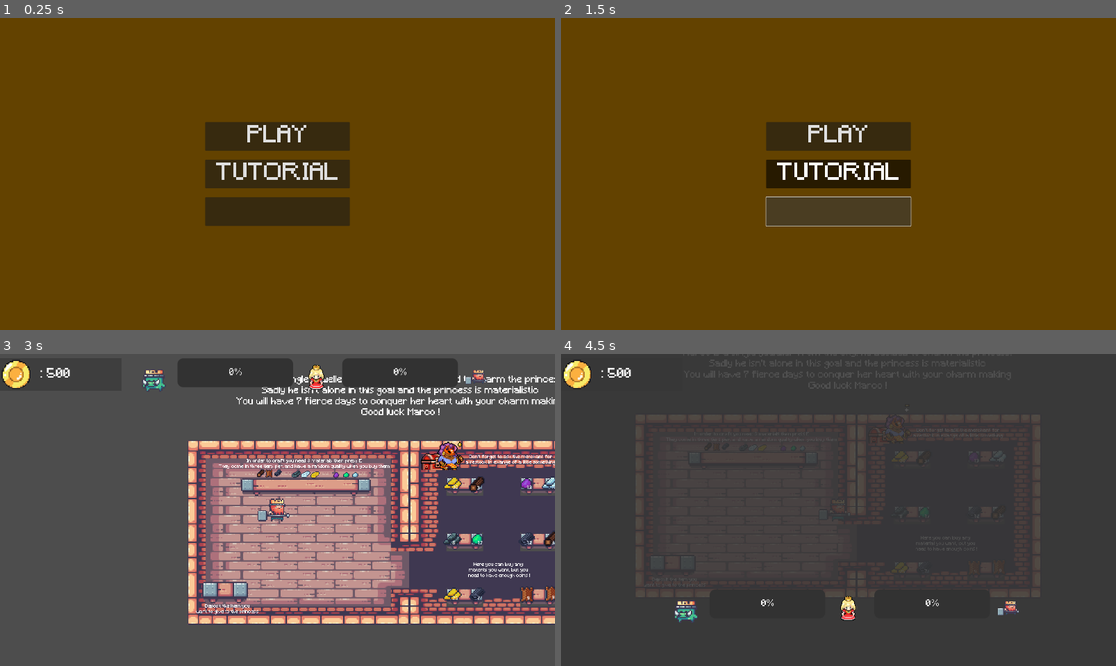
Above: before the commit, frames 1-4 (two rows, left to right).
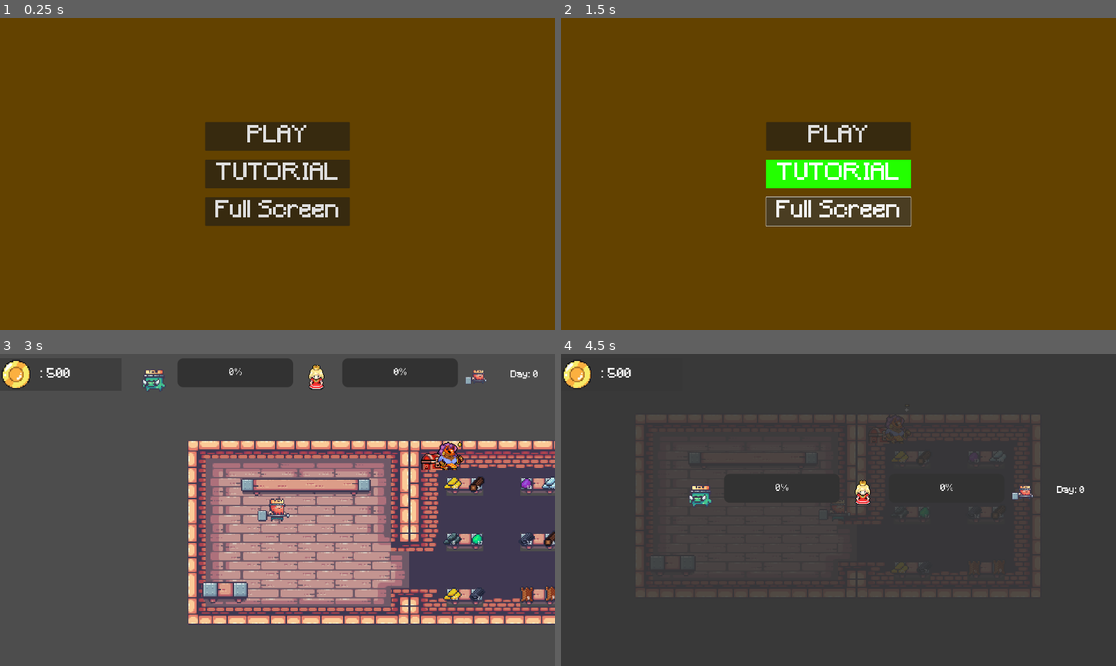
Above: after the commit, the same moments.

Repository: gogolum/GameJam2023
Game: Godot game, scene res://Scene/menu/menu.tscn
The game is run twice, just before and just after one commit, with the same random seed, the same clock (stepped at 60 frames per second) and the same inputs. This scene is started directly instead of the project's main scene.
Inputs (mouse positions are in pixels of both pictures, inside the frame that each line leads up to):
- Up to frame 1 (0.25 s): no input
- Up to frame 2 (1.5 s): click "TUTORIAL" at 0.5 s; click (838, 211) at 1.27 s
- Up to frame 3 (3 s): click (277, 547) at 2 s, where only the run after the commit has a clickable "Full Screen"; click "PLAY" at 2.75 s
- Up to frame 4 (4.5 s): hold D (right) 3.53-4.28 s; tap Space (craft) at 3.6 s; tap R (giveItem) at 3.8, 4.35 s; hold S (down) from 4.28 s (still down)

The runs differ from the first frame. In frame 1, 0.5% of the frame differs, in the area x 38-61%, y 58-64%; in frame 2, 2.4%, in the area x 36-64%, y 45-64%; in frame 3, 2.4%; in frame 4, 1.9%.

Commit message:
PUSH

Diff:
--- /dev/null
+++ b/Scene/EndScreen/loose_screen.gd
@@ -0,0 +1,21 @@
+extends Control
+
+
+# Called when the node enters the scene tree for the first time.
+func _ready():
+	pass # Replace with function body.
+
+
+# Called every frame. 'delta' is the elapsed time since the previous frame.
+func _process(delta):
+	pass
+
+
+func _on_menu_pressed():
+	get_tree().change_scene_to_file("res://Scene/menu/menu.tscn")
+	pass # Replace with function body.
+
+
+func _on_try_again_pressed():
+	get_tree().change_scene_to_file("res://Scene/Main/main_level.tscn")
+	pass # Replace with function body.
--- /dev/null
+++ b/Scene/EndScreen/loose_screen.tscn
@@ -0,0 +1,105 @@
+[gd_scene load_steps=5 format=3 uid="uid://c31r2htkbmo3a"]
+
+[ext_resource type="FontFile" uid="uid://cqyiip1ldq5u1" path="res://Art/Minecraft.ttf" id="1_65nbm"]
+[ext_resource type="Script" path="res://Scene/EndScreen/loose_screen.gd" id="1_n020e"]
+[ext_resource type="Texture2D" uid="uid://dh1sf8lrvr7fr" path="res://Art/Sprites/princess-removebg-preview.png" id="2_lcye8"]
+[ext_resource type="Texture2D" uid="uid://dx7y8aq7n6tn8" path="res://Art/Sprites/02-King Pig/Ground (38x28).png" id="3_sgmfk"]
+
+[node name="LooseScreen" type="Control"]
+layout_mode = 3
+anchors_preset = 15
+anchor_right = 1.0
+anchor_bottom = 1.0
+grow_horizontal = 2
+grow_vertical = 2
+script = ExtResource("1_n020e")
+
+[node name="ColorRect" type="ColorRect" parent="."]
+layout_mode = 1
+anchors_preset = 15
+anchor_right = 1.0
+anchor_bottom = 1.0
+grow_horizontal = 2
+grow_vertical = 2
+color = Color(0, 0.0352941, 0.247059, 1)
+
+[node name="TextureRect3" type="TextureRect" parent="."]
+z_index = 1
+layout_mode = 2
+offset_left = 950.836
+offset_top = 82.0
+offset_right = 1403.84
+offset_bottom = 422.0
+rotation = 1.48353
+scale = Vector2(0.9, 0.9)
+texture = ExtResource("2_lcye8")
+
+[node name="TextureRect4" type="TextureRect" parent="."]
+layout_mode = 2
+offset_left = 729.836
+offset_top = 78.0
+offset_right = 1066.41
+offset_bottom = 326.0
+scale = Vector2(1.3, 1.3)
+texture = ExtResource("3_sgmfk")
+expand_mode = 3
+
+[node name="CenterContainer" type="CenterContainer" parent="."]
+layout_mode = 1
+anchors_preset = 8
+anchor_left = 0.5
+anchor_top = 0.5
+anchor_right = 0.5
+anchor_bottom = 0.5
+offset_left = -703.5
+offset_top = -75.5
+offset_right = 703.5
+offset_bottom = 75.5
+grow_horizontal = 2
+grow_vertical = 2
+metadata/_edit_lock_ = true
+
+[node name="Label" type="Label" parent="CenterContainer"]
+layout_mode = 2
+theme_override_fonts/font = ExtResource("1_65nbm")
+theme_override_font_sizes/font_size = 150
+text = "TO BAD YOU LOSE"
+metadata/_edit_lock_ = true
+
+[node name="HBoxContainer" type="HBoxContainer" parent="."]
+layout_mode = 1
+anchors_preset = -1
+anchor_left = 0.5
+anchor_top = 0.5
+anchor_right = 0.5
+anchor_bottom = 0.5
+offset_left = -530.0
+offset_top = 86.0
+offset_right = 570.0
+offset_bottom = 334.0
+grow_horizontal = 2
+grow_vertical = 2
+theme_override_constants/separation = 100
+metadata/_edit_lock_ = true
+
+[node name="Menu" type="Button" parent="HBoxContainer"]
+custom_minimum_size = Vector2(500, 150)
+layout_mode = 2
+theme_override_fonts/font = ExtResource("1_65nbm")
+theme_override_font_sizes/font_size = 80
+text = "MENU"
+metadata/_edit_lock_ = true
+
+[node name="Try Again" type="Button" parent="HBoxContainer"]
+custom_minimum_size = Vector2(500, 150)
+layout_mode = 2
+theme_override_fonts/font = ExtResource("1_65nbm")
+theme_override_font_sizes/font_size = 80
+text = "
+TRY AGAIN
+
+"
+metadata/_edit_lock_ = true
+
+[connection signal="pressed" from="HBoxContainer/Menu" to="." method="_on_menu_pressed"]
+[connection signal="pressed" from="HBoxContainer/Try Again" to="." method="_on_try_again_pressed"]
--- /dev/null
+++ b/Scene/EndScreen/winn_scene.gd
@@ -0,0 +1,21 @@
+extends Control
+
+
+# Called when the node enters the scene tree for the first time.
+func _ready():
+	pass # Replace with function body.
+
+
+# Called every frame. 'delta' is the elapsed time since the previous frame.
+func _process(delta):
+	pass
+
+
+func _on_menu_pressed():
+	get_tree().change_scene_to_file("res://Scene/menu/menu.tscn")
+	pass # Replace with function body.
+
+
+func _on_play_again_pressed():
+	get_tree().change_scene_to_file("res://Scene/Main/main_level.tscn")
+	pass # Replace with function body.
--- /dev/null
+++ b/Scene/EndScreen/winn_scene.tscn
@@ -0,0 +1,96 @@
+[gd_scene load_steps=5 format=3 uid="uid://bw0okxn7rgwet"]
+
+[ext_resource type="Script" path="res://Scene/EndScreen/winn_scene.gd" id="1_8og6f"]
+[ext_resource type="FontFile" uid="uid://cqyiip1ldq5u1" path="res://Art/Minecraft.ttf" id="1_ah7l4"]
+[ext_resource type="Texture2D" uid="uid://dh1sf8lrvr7fr" path="res://Art/Sprites/princess-removebg-preview.png" id="3_5gyns"]
+[ext_resource type="Texture2D" uid="uid://b11vaqsup0yg5" path="res://Art/Sprites/01-King Human/Ground (78x58).png" id="4_vbwos"]
+
+[node name="WinnScene" type="Control"]
+layout_mode = 3
+anchors_preset = 15
+anchor_right = 1.0
+anchor_bottom = 1.0
+grow_horizontal = 2
+grow_vertical = 2
+script = ExtResource("1_8og6f")
+
+[node name="ColorRect" type="ColorRect" parent="."]
+layout_mode = 1
+anchors_preset = 15
+anchor_right = 1.0
+anchor_bottom = 1.0
+grow_horizontal = 2
+grow_vertical = 2
+color = Color(1, 0.305882, 0.388235, 1)
+
+[node name="CenterContainer" type="CenterContainer" parent="."]
+layout_mode = 1
+anchors_preset = 8
+anchor_left = 0.5
+anchor_top = 0.5
+anchor_right = 0.5
+anchor_bottom = 0.5
+offset_left = -703.5
+offset_top = -75.5
+offset_right = 703.5
+offset_bottom = 75.5
+grow_horizontal = 2
+grow_vertical = 2
+
+[node name="Label" type="Label" parent="CenterContainer"]
+layout_mode = 2
+theme_override_fonts/font = ExtResource("1_ah7l4")
+theme_override_font_sizes/font_size = 150
+text = "Well play you win the
+princess heart's
+"
+
+[node name="HBoxContainer" type="HBoxContainer" parent="."]
+layout_mode = 1
+anchors_preset = -1
+anchor_left = 0.5
+anchor_top = 0.5
+anchor_right = 0.5
+anchor_bottom = 0.5
+offset_left = -560.0
+offset_top = 210.0
+offset_right = 540.0
+offset_bottom = 458.0
+grow_horizontal = 2
+grow_vertical = 2
+theme_override_constants/separation = 100
+
+[node name="Menu" type="Button" parent="HBoxContainer"]
+custom_minimum_size = Vector2(500, 150)
+layout_mode = 2
+theme_override_fonts/font = ExtResource("1_ah7l4")
+theme_override_font_sizes/font_size = 80
+text = "MENU"
+
+[node name="Play Again" type="Button" parent="HBoxContainer"]
+custom_minimum_size = Vector2(500, 150)
+layout_mode = 2
+theme_override_fonts/font = ExtResource("1_ah7l4")
+theme_override_font_sizes/font_size = 80
+text = "
+TRY AGAIN
+
+"
+
+[node name="TextureRect3" type="TextureRect" parent="."]
+offset_left = 725.0
+offset_top = 47.0
+offset_right = 1178.0
+offset_bottom = 387.0
+texture = ExtResource("3_5gyns")
+
+[node name="TextureRect2" type="TextureRect" parent="."]
+offset_left = 388.0
+offset_top = -87.0
+offset_right = 466.0
+offset_bottom = -29.0
+scale = Vector2(10, 10)
+texture = ExtResource("4_vbwos")
+
+[connection signal="pressed" from="HBoxContainer/Menu" to="." method="_on_menu_pressed"]
+[connection signal="pressed" from="HBoxContainer/Play Again" to="." method="_on_play_again_pressed"]
--- a/Scene/Main/main_level.gd
+++ b/Scene/Main/main_level.gd
@@ -3,25 +3,53 @@
 var matScene: PackedScene = preload("res://Scene/PickUp/pick_up.tscn")
 var inShop = false
 func _ready():
+	#initialisation
 	Global.coin = 500
+	Global.coinIncrement = 0
+	Global.playerScore = 0
+	Global.adversaireScore = 0
+	Global.day = 0
+	Global.isNextDay = true
+	Global.tutoIsActive = false
 	matShopSpawn()
+
 
 func gen_opponent_advancement():
 	var advancement = [0,0,0,0,0,0,0]
 	for i in range(100):
-		advancement[randi() % 6] += 1
+		advancement[randi() % 7] += 1
 	return advancement
 
 var adversaireScoreDay = gen_opponent_advancement()
 
 func _process(delta):
-	if Input.is_action_just_pressed("giveItem"):
+
+	if Global.tutoIsActive == true:
+		$Tutorial.visible = true
+	else:
+		$Tutorial.visible = false
+
+	if Input.is_action_just_pressed("giveItem") and Global.isNextDay:
+		Global.isNextDay = false
 		if $GiftBox.gift == null:
 			$UI.zoomRendu(0,adversaireScoreDay,Global.day)
 		else:
 			$UI.zoomRendu(give_item($GiftBox.gift),adversaireScoreDay,Global.day)
 		sell_items()
 
+	if Global.playerScore >= 100:
+		if Global.playerScore >= 100 and Global.adversaireScore>= 100:
+			get_tree().change_scene_to_file("res://Scene/EndScreen/loose_screen.tscn")
+		else :
+			get_tree().change_scene_to_file("res://Scene/EndScreen/winn_scene.tscn")
+		pass
+
+	if Global.adversaireScore>= 100:
+		if Global.playerScore >= 100 and Global.adversaireScore>= 100:
+			get_tree().change_scene_to_file("res://Scene/EndScreen/loose_screen.tscn")
+		else:
+			get_tree().change_scene_to_file("res://Scene/EndScreen/loose_screen.tscn")
+		pass
 
 func matShopSpawn():
 	for marker in get_tree().get_nodes_in_group("spawnShopMat"):
@@ -46,9 +74,6 @@
 			Global.coin -= $Entities/Player.carried.mat_price
 			$Entities/Player.carried.isBought = true
 
-
-
-
 func _on_trader_reroll_shop():
 	matShopDespawn()
 	matShopSpawn()
--- a/Scene/Trader/trader.tscn
+++ b/Scene/Trader/trader.tscn
@@ -2,6 +2,7 @@
 
 [ext_resource type="Script" path="res://Scene/Trader/trader.gd" id="1_3gq52"]
 [ext_resource type="Texture2D" uid="uid://dvmd6oo0yxp58" path="res://Art/Sprites/Gipsy spritesheet.png" id="1_bkvuh"]
+[ext_resource type="FontFile" uid="uid://cqyiip1ldq5u1" path="res://Art/Minecraft.ttf" id="3_umvpd"]
 
 [sub_resource type="AtlasTexture" id="AtlasTexture_q62xc"]
 atlas = ExtResource("1_bkvuh")
@@ -144,9 +145,6 @@
 "RESET": SubResource("Animation_lc216")
 }
 
-[sub_resource type="CircleShape2D" id="CircleShape2D_ixcdg"]
-radius = 105.342
-
 [node name="Trader" type="Node2D"]
 script = ExtResource("1_3gq52")
 
@@ -162,8 +160,8 @@
 "": SubResource("AnimationLibrary_1g2e6")
 }
 
-[node name="CollisionShape2D" type="CollisionShape2D" parent="DetectZone"]
-shape = SubResource("CircleShape2D_ixcdg")
+[node name="CollisionShape2D" type="CollisionPolygon2D" parent="DetectZone"]
+polygon = PackedVector2Array(1, -1, 45, 0, 54, 17, 57, 41, 62, 71, 28, 88, -4, 91, -19, 92, -36, 91, -33, 35, -34, 11, -32, 0)
 
 [node name="Press space to reroll for 5" type="Label" parent="."]
 offset_left = -52.0
@@ -171,6 +169,7 @@
 offset_right = 144.0
 offset_bottom = 5.0
 scale = Vector2(0.8, 0.8)
+theme_override_fonts/font = ExtResource("3_umvpd")
 text = "Press space to reroll for 5"
 
 [connection signal="body_entered" from="DetectZone" to="." method="_on_detect_zone_body_entered"]
--- a/Scene/UI/popup.gd
+++ b/Scene/UI/popup.gd
@@ -23,4 +23,3 @@
 	TypeLabel.text = Type
 	GemLabel.text = "of " + Gem
 	PowerLabel.text = "power: " + Power
-	QualityLabel.add_theme_color_override("font_color", Color(QualityColor))
--- a/Scene/UI/ui.gd
+++ b/Scene/UI/ui.gd
@@ -5,11 +5,12 @@
 @onready var adversaireBar: ProgressBar = $CanvasLayer/HBoxContainer/adversaireBar
 @onready var playerBar: ProgressBar = $CanvasLayer/HBoxContainer/BarPlayer
 @onready var nextDayButon: Button = $CanvasLayer/NextDayButton
-
+@onready var dayLabel: Label = $CanvasLayer/HBoxContainer/DayLabel
 func _ready():
 	$CanvasLayer/ColorRect2.visible = false
 	nextDayButon.visible = false
 	Global.connect("valueChange",changeValue)
+	dayLabel.text = "Day: " + str(Global.day)
 	pass
 
 
@@ -21,6 +22,7 @@
 	coinLable.text = " : " + str(Global.coin)
 	adversaireBar.value = Global.adversaireScore
 	playerBar.value = Global.playerScore
+	dayLabel.text = "Day: " + str(Global.day)
 	pass
 
 func zoomRendu(playerScoreDay,adversaireScoreDay,day):
@@ -50,6 +52,7 @@
 	coinIncrementLabel.visible = false
 	Global.coin += Global.coinIncrement
 	Global.day += 1
+	Global.isNextDay = true
 	nextDayButon.visible = false
 	pass
 
--- a/Scene/UI/ui.tscn
+++ b/Scene/UI/ui.tscn
@@ -135,6 +135,10 @@
 [node name="TextureProgressBar" type="TextureProgressBar" parent="CanvasLayer/HBoxContainer"]
 layout_mode = 2
 
+[node name="DayLabel" type="Label" parent="CanvasLayer/HBoxContainer"]
+layout_mode = 2
+theme_override_fonts/font = ExtResource("2_t3mti")
+
 [node name="NextDayButton" type="Button" parent="CanvasLayer"]
 offset_left = 700.0
 offset_top = 791.0
--- a/Scene/global/Global.gd
+++ b/Scene/global/Global.gd
@@ -26,3 +26,6 @@
 var day = 0:
 	set(value):
 		day = value
+var isNextDay = true
+
+var tutoIsActive = false
--- a/Scene/menu/menu.gd
+++ b/Scene/menu/menu.gd
@@ -1,6 +1,6 @@
 extends Control
 
-
+var fullScreenState: bool = false
 # Called when the node enters the scene tree for the first time.
 func _ready():
 	pass # Replace with function body.
@@ -8,9 +8,28 @@
 
 # Called every frame. 'delta' is the elapsed time since the previous frame.
 func _process(delta):
+	if  fullScreenState == true:
+		DisplayServer.window_set_mode(DisplayServer.WINDOW_MODE_FULLSCREEN)
+	if  fullScreenState == false:
+		DisplayServer.window_set_mode(DisplayServer.WINDOW_MODE_WINDOWED)
 	pass
 
 
 func _on_play_button_pressed():
 	get_tree().change_scene_to_file("res://Scene/Main/main_level.tscn")
 	pass # Replace with function body.
+
+
+func _on_tuto_buton_button_down():
+	Global.tutoIsActive = false
+	pass # Replace with function body.
+
+
+func _on_tuto_buton_button_up():
+	Global.tutoIsActive = true
+	pass # Replace with function body.
+
+
+func _on_full_scree_button_pressed():
+	fullScreenState = !fullScreenState
+	pass # Replace with function body.
--- a/Scene/menu/menu.tscn
+++ b/Scene/menu/menu.tscn
@@ -1,7 +1,10 @@
-[gd_scene load_steps=3 format=3 uid="uid://cq4faymhh1jfi"]
+[gd_scene load_steps=4 format=3 uid="uid://cq4faymhh1jfi"]
 
 [ext_resource type="FontFile" uid="uid://cqyiip1ldq5u1" path="res://Art/Minecraft.ttf" id="1_ab6y4"]
 [ext_resource type="Script" path="res://Scene/menu/menu.gd" id="1_b6gh8"]
+
+[sub_resource type="StyleBoxFlat" id="StyleBoxFlat_n2vom"]
+bg_color = Color(0.137255, 1, 0, 1)
 
 [node name="Menu" type="Control"]
 layout_mode = 3
@@ -43,16 +46,23 @@
 theme_override_font_sizes/font_size = 80
 text = "PLAY"
 
-[node name="Button" type="Button" parent="VBoxContainer"]
+[node name="TutoButon" type="Button" parent="VBoxContainer"]
 custom_minimum_size = Vector2(500, 100)
 layout_mode = 2
 theme_override_fonts/font = ExtResource("1_ab6y4")
 theme_override_font_sizes/font_size = 80
+theme_override_styles/pressed = SubResource("StyleBoxFlat_n2vom")
 toggle_mode = true
 text = "TUTORIAL"
 
-[node name="Button3" type="Button" parent="VBoxContainer"]
+[node name="FullScreeButton" type="Button" parent="VBoxContainer"]
 custom_minimum_size = Vector2(500, 100)
 layout_mode = 2
+theme_override_fonts/font = ExtResource("1_ab6y4")
+theme_override_font_sizes/font_size = 80
+text = "Full Screen"
 
 [connection signal="pressed" from="VBoxContainer/PlayButton" to="." method="_on_play_button_pressed"]
+[connection signal="button_down" from="VBoxContainer/TutoButon" to="." method="_on_tuto_buton_button_down"]
+[connection signal="button_up" from="VBoxContainer/TutoButon" to="." method="_on_tuto_buton_button_up"]
+[connection signal="pressed" from="VBoxContainer/FullScreeButton" to="." method="_on_full_scree_button_pressed"]
